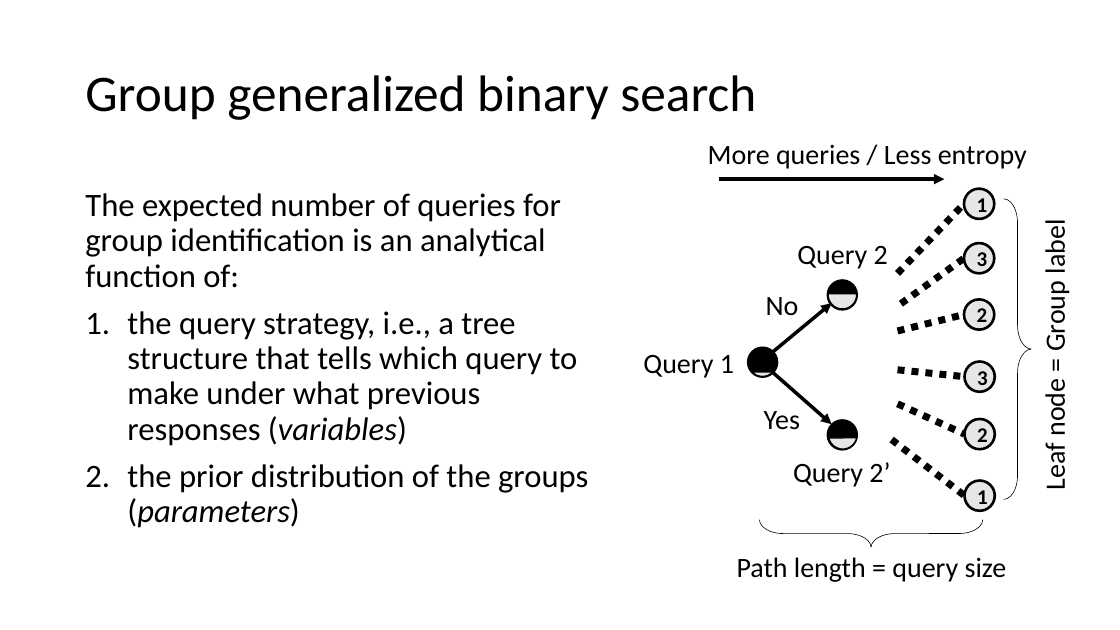
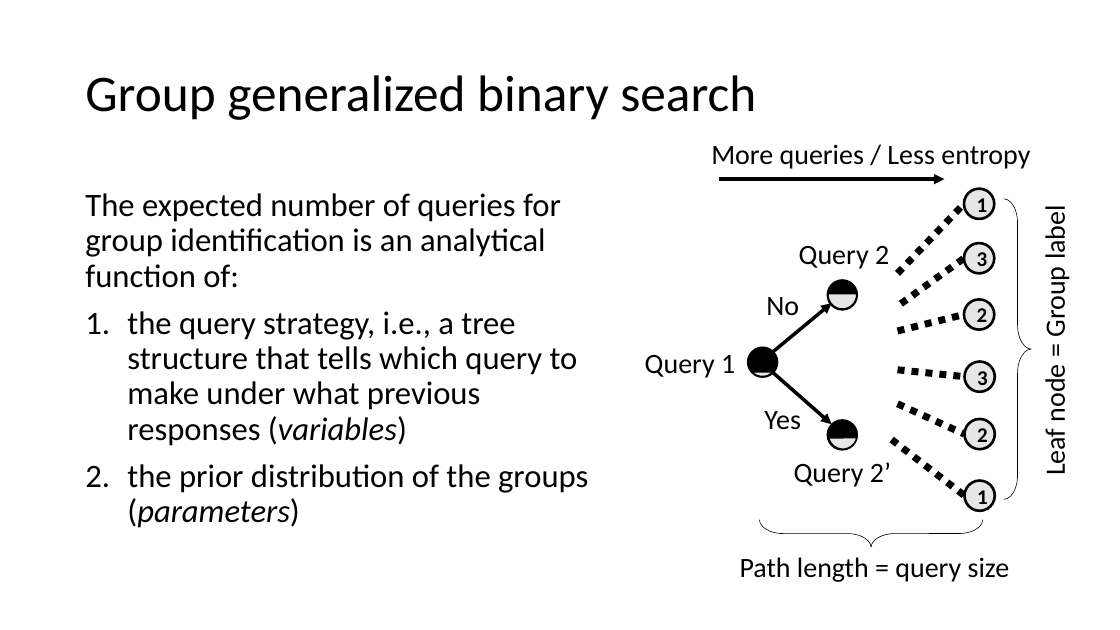
Before and after one commit to antantantant/maxCars, a slide deck: slide 9 of war/images/idetc2013a/idetc2013a.pptx. Drawn at 1120x630 pixels with LibreOffice and Linux fonts; fonts in the diff are those of the drawing. Boxes give left, top, right and bottom in pixels: in the first picture for what was removed or moved away, otherwise in the second. Text is boxed around its words. In the diff, an @@ line names an element or a change of style, - is before the commit and + after.

Commit message:
updated idetc2013 slides

```diff
--- a/war/images/idetc2013a/idetc2013a.pptx
+++ b/war/images/idetc2013a/idetc2013a.pptx
@@ alignment left to right in 5 elements at (711,144,1030,169), (645,355,735,378), (799,246,889,269), (740,557,1010,582), (1038,212,1072,473) @@
```
Also in this commit, not shown: 4 other files.
